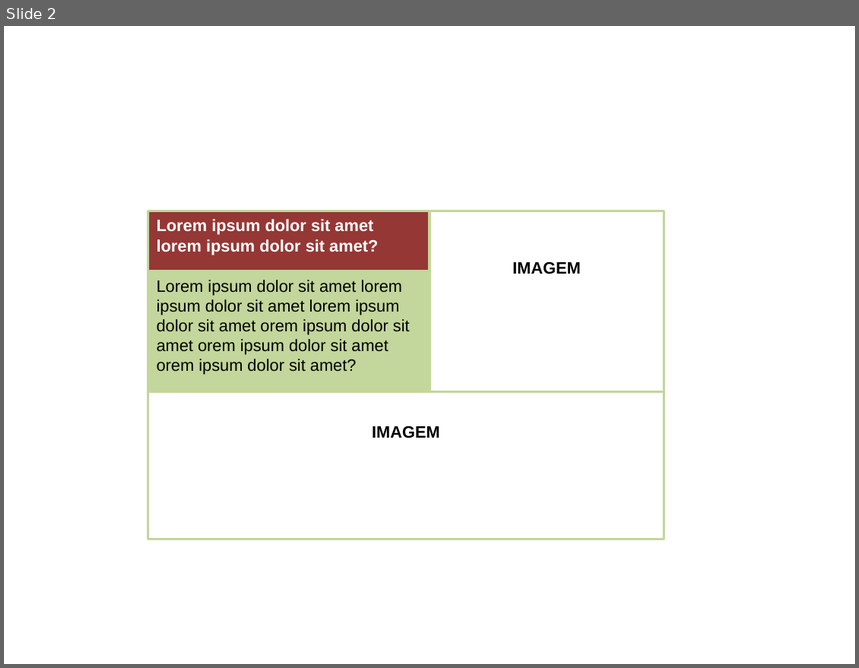
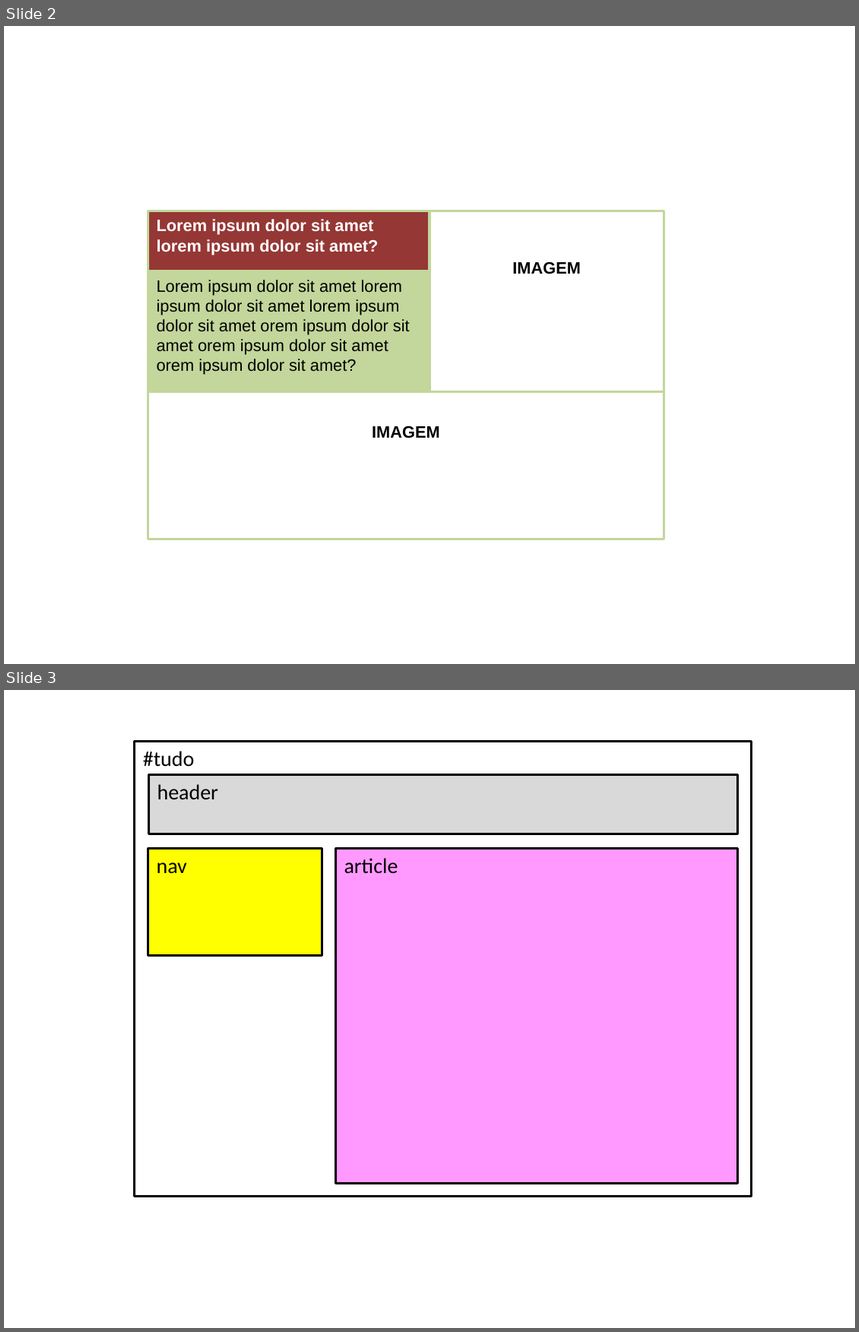
Before and after one commit to alexlimatds/ifrn-web-design, a slide deck: layout_css_parte_2/figuras.pptx. Shown one above the other, each under a label of ours: slide 2 before the commit, slides 2 and 3 after it. The pictures are 859x668 and 859x1332 pixels, drawn with LibreOffice and Linux fonts; fonts in the diff are those of the drawing. Boxes give left, top, right and bottom in pixels: in the first picture for what was removed or moved away, otherwise in the second. Text is boxed around its words. In the diff, an @@ line names an element or a change of style, - is before the commit and + after.

```diff
--- a/layout_css_parte_2/figuras.pptx
+++ b/layout_css_parte_2/figuras.pptx
@@ slide 3 added at (x1=4, y1=690, x2=855, y2=1328), background #FFFFFF @@
@@ rectangle added at (x1=135, y1=741, x2=751, y2=1196), fill #FFFFFF, outline #000000 2 pt, 18 pt, text #000000 @@
+#tudo
@@ rectangle added at (x1=148, y1=774, x2=737, y2=834), fill #D9D9D9, outline #000000 2 pt, 18 pt, text #000000 @@
+header
@@ rectangle added at (x1=148, y1=848, x2=322, y2=955), fill #FFFF00, outline #000000 2 pt, 18 pt, text #000000 @@
+nav
@@ rectangle added at (x1=336, y1=848, x2=737, y2=1184), fill #FF99FF, outline #000000 2 pt, 18 pt, text #000000 @@
+article
```
Also in this commit, not shown: 2 other slides added, 7 other files.
